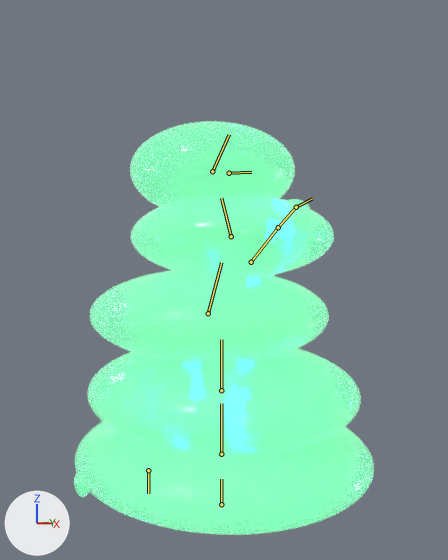
One commit to the Blender file _art_source/enemies/enemy_memoryleak_v2_blockout.blend: the scene before it, then after it.
Both versions are drawn from a 50 mm lens placed at (1.49, -1.898, 0.967), pointed at (-0.018, 0.039, 0.882). Arrows for +X, +Y and +Z are at lower left; the lights stay in place. The first picture is the older version. The bones that change, and the others that lie on the model, are drawn over the model as lines.

In view in the first picture: 'base', 'intent', 'spine_01', 'spine_02', 'spine_03' and 2 more.
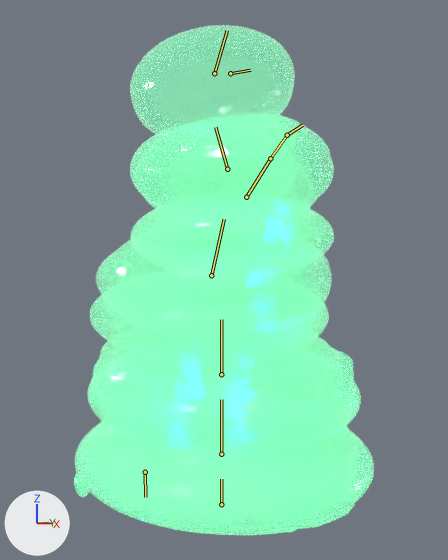
Commit message: epic-05 task 16: MemoryLeak drag/ooze locomotion

The newer file adds an action. The first version stands in its rest pose; the second is drawn at frame 8 of the action 'memoryleak_move_ooze'.

Pixel boxes [x1, y1, x2, y2] of what changed, in the pictures (448 x 560 px):
'MemoryLeak_v2_LOD0', posed (not visible before): after [91, 25, 355, 535]
bone 'base', root to tip: before (221, 454) to (221, 403); after (221, 454) to (221, 399)
bone 'spine_01', root to tip: before (221, 390) to (221, 339); after (221, 374) to (221, 319)
bone 'spine_02', root to tip: before (208, 313) to (221, 262); after (211, 275) to (224, 219)
bone 'spine_03', root to tip: before (231, 236) to (221, 198); after (227, 169) to (215, 127)
bone 'intent', root to tip: before (212, 171) to (229, 134); after (214, 73) to (227, 30)

The change, as a diff of the scene's bpy script:
```diff
--- a/_art_source/enemies/enemy_memoryleak_v2_blockout.blend.py
+++ b/_art_source/enemies/enemy_memoryleak_v2_blockout.blend.py
@@ bone_base @@
 bone_base = bpy.data.objects['Armature_MemoryLeak_v2'].pose.bones['base']  # child of 'root'
-bone_base.scale = (1.0, 1.0, 1.0)
+bone_base.scale = (1.05, 1.08, 0.94)
@@ bone_spine_01 @@
 bone_spine_01 = bpy.data.objects['Armature_MemoryLeak_v2'].pose.bones['spine_01']  # child of 'base'
-bone_spine_01.location = (0.0, 0.0, 0.0)
+bone_spine_01.location = (0.0, 0.04, 0.0)
@@ bone_spine_02 @@
 bone_spine_02 = bpy.data.objects['Armature_MemoryLeak_v2'].pose.bones['spine_02']  # child of 'spine_01'
-bone_spine_02.location = (0.0, 0.0, 0.0)
-bone_spine_02.rotation_euler = (0.0, 0.0, 0.0)  # degrees (0, 0, 0)
+bone_spine_02.location = (0.0, 0.06, 0.0)
+bone_spine_02.rotation_euler = (0.0349, 0.0, 0.0)  # degrees (2, 0, 0)
@@ bone_spine_03 @@
 bone_spine_03 = bpy.data.objects['Armature_MemoryLeak_v2'].pose.bones['spine_03']  # child of 'spine_02'
-bone_spine_03.location = (0.0, 0.0, 0.0)
-bone_spine_03.rotation_euler = (0.0, 0.0, 0.0)  # degrees (0, 0, 0)
+bone_spine_03.location = (0.0, 0.08, 0.0)
+bone_spine_03.rotation_euler = (0.0524, 0.0, 0.0)  # degrees (3, 0, 0)
@@ bone_intent @@
 bone_intent = bpy.data.objects['Armature_MemoryLeak_v2'].pose.bones['intent']  # child of 'spine_03'
-bone_intent.location = (0.0, 0.0, 0.0)
-bone_intent.rotation_euler = (0.0, 0.0, 0.0)  # degrees (0, 0, 0)
+bone_intent.location = (0.0, 0.1, 0.0)
+bone_intent.rotation_euler = (0.0698, 0.0, 0.0)  # degrees (4, 0, 0)
```
